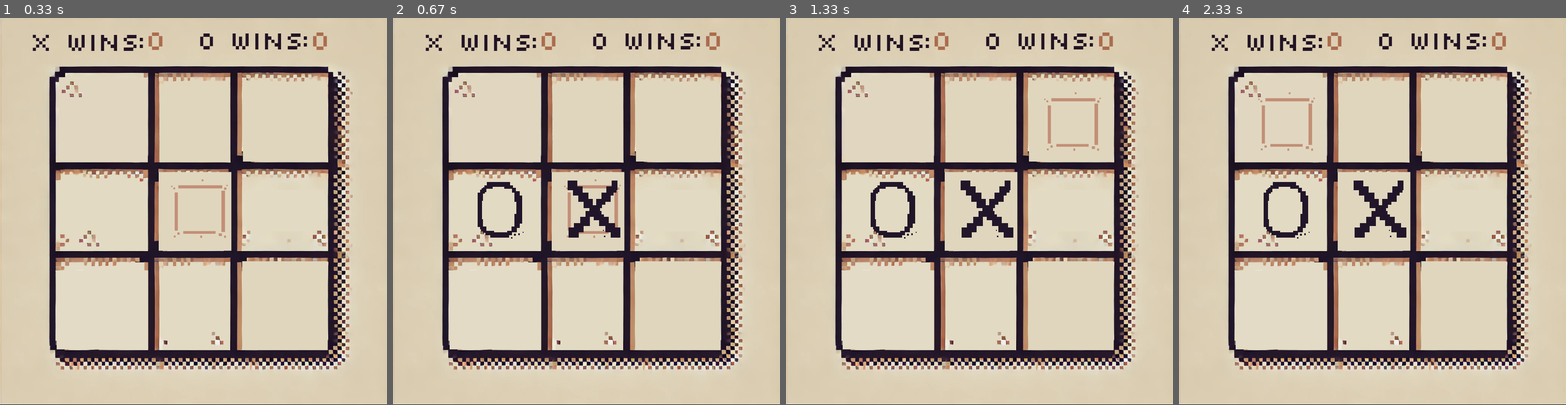
Above: before the commit, frames 1-4 (left to right).
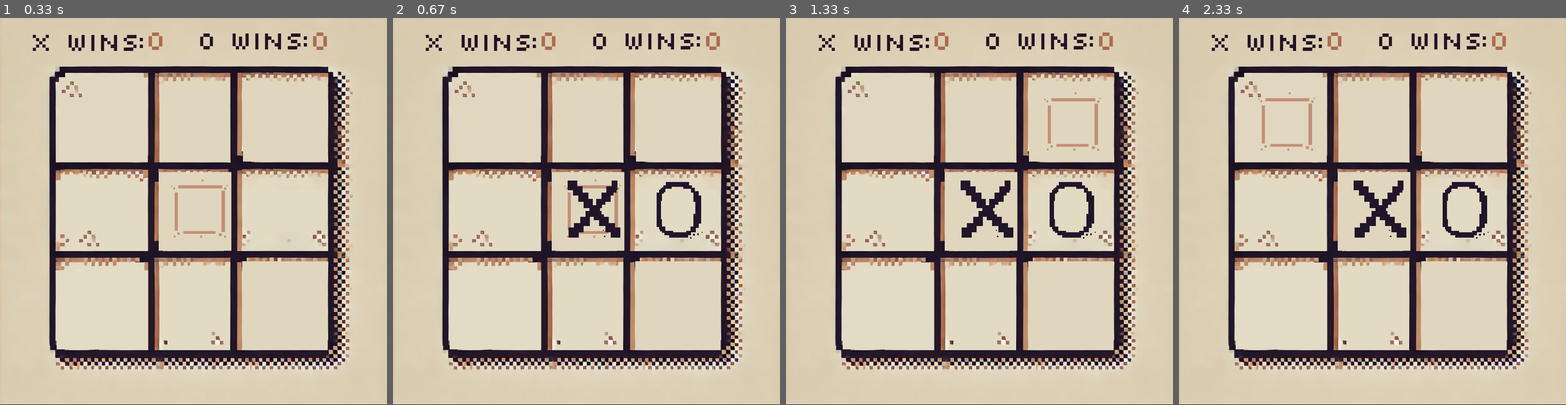
Above: after the commit, the same moments.

Repository: gentry-atkinson/TicTacToe-Pygame
Game: pygame game, started from main_p_vs_c.py
Same seed, same stepped clock (60 frames per second), same inputs: the game is played once before the commit and once after it.
Inputs:
- Up to frame 1 (0.33 s): no input
- Up to frame 2 (0.67 s): tap Space at 0.33 s
- Up to frame 3 (1.33 s): hold Right 0.67-1.13 s; tap Space at 0.73, 1.03, 1.23 s; hold Up from 1.17 s (still down)
- Up to frame 4 (2.33 s): release Up at 1.47 s; hold Left from 2 s (still down); tap Space at 2.07 s

Frame 1 is identical in both runs. In frame 2, 1.1% of the frame differs, in the area x 21-80%, y 42-57%; in frame 3, 1.1%; in frame 4, 1.1%.

Commit message:
working on eval func

Diff:
--- a/main_p_vs_c.py
+++ b/main_p_vs_c.py
@@ -4,7 +4,7 @@
 
 import pygame
 import os
-from random import randint, choice
+from random import randint, choice, shuffle
 
 # Global Constants
 WINDOW_WIDTH = 800
@@ -65,42 +65,55 @@
         possible_moves = possible_moves.difference(Xs, Os)
         return list(possible_moves)
 
-    def evaluate(Xs, Os) -> int:
+    def evaluate(Xs, Os, move) -> int:
         score = 0
-        # Winning is good
-        if o_winner(Os):
-            score += 100
+        r = move[0]
+        c = move[1]
 
         # Rows w/ two Os is good
-        for r in range(3):
-            if len(set([(r,0), (r,1), (r,2)]).intersection(Os)) >= 2:
-                score += 10
+        n = len(set([(r,0), (r,1), (r,2)]).intersection(Os))
+        score += 10*n
 
         # Columns w/ two Os is good
-        for c in range(3):
-            if len(set([(0, c), (1, c), (2, c)]).intersection(Os)) >= 2:
-                score += 10
-
-        # Diagnol w/ two Os is good
-        if len(set([(0, 0), (1, 1), (2, 2)]).intersection(Os)) >= 2:
-                score += 20
-
-        # Diagnol w/ two Os is good
-        if len(set([(0, 2), (1, 1), (2, 0)]).intersection(Os)) >= 2:
-                score += 20
+        n = len(set([(0, c), (1, c), (2, c)]).intersection(Os))
+        score += 10*n
+
+        # # Diagnol w/ two Os is good
+        # n = len(set([(0, 0), (1, 1), (2, 2)]).intersection(Os))
+        # score += 20*n
+
+        # # Diagnol w/ two Os is good
+        # n = len(set([(0, 2), (1, 1), (2, 0)]).intersection(Os))
+        # score += 20*n
+
+        # Rows w/ two Xs is bad
+        n = len(set([(r,0), (r,1), (r,2)]).intersection(Xs))
+        score += 15*n
+
+        # Columns w/ two Xs is good
+        n = len(set([(0, c), (1, c), (2, c)]).intersection(Xs))
+        score += 15
+
+        # Diagnol w/ two Xs is good
+        # n = len(set([(0, 0), (1, 1), (2, 2)]).intersection(Xs))
+        # score += 20 * n
+
+        # # Diagnol w/ two Xs is good
+        # n = len(set([(0, 2), (1, 1), (2, 0)]).intersection(Xs))
+        # score += 20*n
 
         return score
 
     # Evaluate every possible move
     possible_moves = get_moves(Xs, Os)
-    evals = dict()
-    for move in possible_moves:
-        print('move', move)
-        new_Os = Os.copy()
-        new_Os.add(move)
-        evals[move] = evaluate(Xs, new_Os)
+    shuffle(possible_moves)
+    evals = {move : evaluate(Xs, Os, move) for move in possible_moves}
+    # for move in possible_moves:
+    #     new_Os = Os.copy()
+    #     new_Os.add(move)
+    #     evals[move] = evaluate(Xs, new_Os)
     evals = {i:j for (i, j) in sorted(evals.items(), key=lambda x: x[1])}
-
+    print(evals)
     # Return the move with the highest evaluation
     return list(evals.keys())[-1]
 
